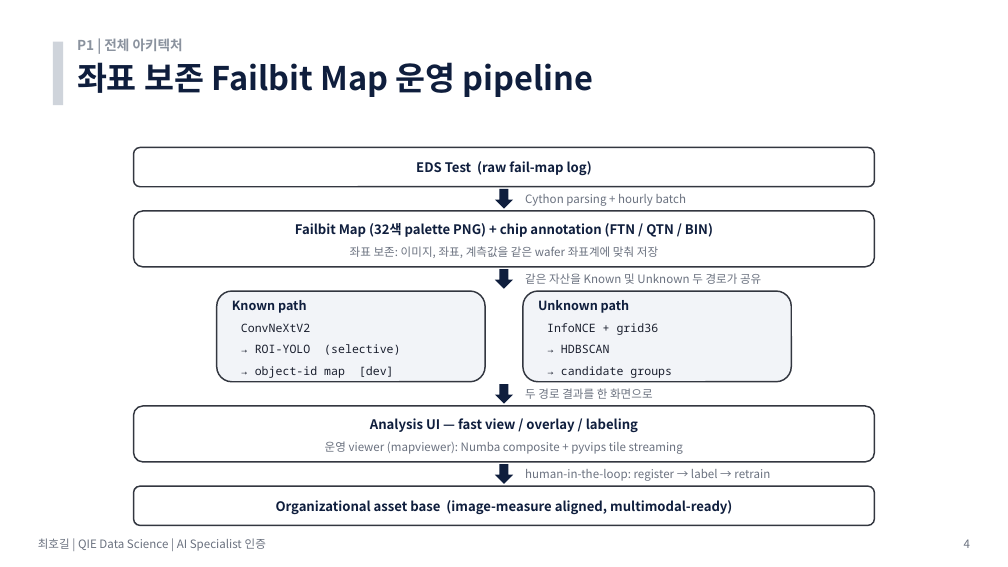
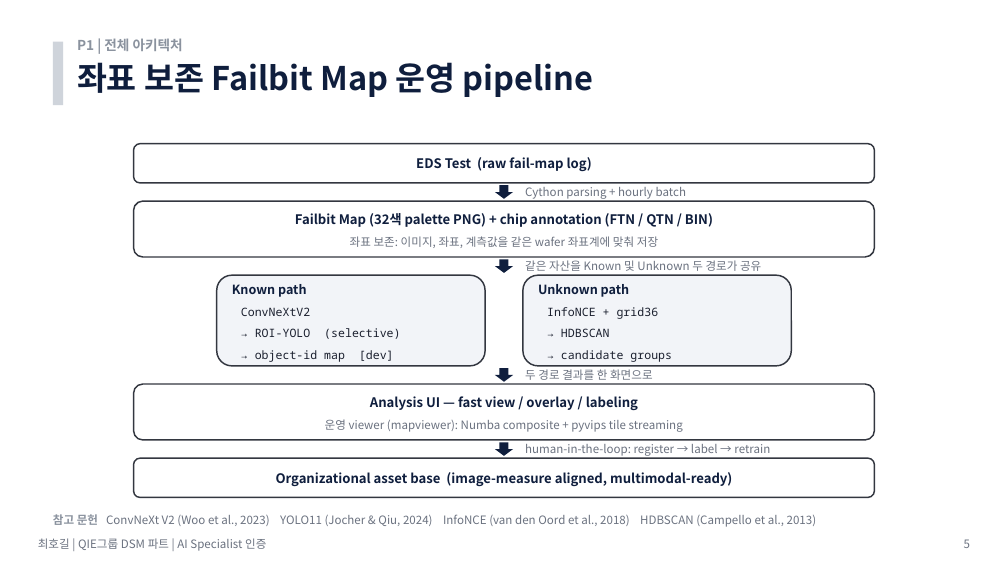
Before and after one commit to hogil/fbm_paper, a slide deck: slide 5 of recommendation/presentation/'26년 AI Specialist 면접 심사 자료_메모리사업부_최호길_평가항목_summary_with_images.pptx (slide 4 before the commit). Drawn at 1008x567 pixels with LibreOffice and Linux fonts; fonts in the diff are those of the drawing. Boxes give left, top, right and bottom in pixels: in the first picture for what was removed or moved away, otherwise in the second. Text is boxed around its words. In the diff, an @@ line names an element or a change of style, - is before the commit and + after.

Commit message:
Sync closing slide tuning wording

```diff
--- a/recommendation/presentation/'26년 AI Specialist 면접 심사 자료_메모리사업부_최호길_평가항목_summary_with_images.pptx
+++ b/recommendation/presentation/'26년 AI Specialist 면접 심사 자료_메모리사업부_최호길_평가항목_summary_with_images.pptx
@@ text "EDS Test (raw fail-map log)": place and size @@
-text "EDS Test (raw fail-map log)" at box(416, 161, 592, 175)
+text "EDS Test (raw fail-map log)" at box(416, 157, 592, 171)
@@ rounded rectangle: place and size @@
-rounded rectangle at box(134, 147, 875, 187)
+rounded rectangle at box(134, 144, 875, 183)
@@ 2 texts, 1 rounded rectangle: place and size @@
-2 texts, 1 rounded rectangle at box(134, 211, 875, 267)
+2 texts, 1 rounded rectangle at box(134, 201, 875, 257)
@@ down arrow: place and size @@
-down arrow at box(495, 189, 513, 209)
+down arrow at box(495, 185, 513, 199)
@@ text "Cython parsing + hourly batch": place and size @@
-text "Cython parsing + hourly batch" at box(525, 194, 686, 206)
+text "Cython parsing + hourly batch" at box(525, 187, 686, 199)
@@ down arrow: place and size @@
-down arrow at box(495, 269, 513, 289)
+down arrow at box(495, 259, 513, 273)
@@ text "같은 자산을 Known 및 Unknown ...": place and size @@
-text "같은 자산을 Known 및 Unknown ..." at box(525, 273, 761, 284)
+text "같은 자산을 Known 및 Unknown ..." at box(525, 260, 761, 271)
@@ 8 texts, 2 rounded rectangles: place and size @@
-8 texts, 2 rounded rectangles at box(217, 291, 792, 382)
+8 texts, 2 rounded rectangles at box(217, 275, 792, 366)
@@ 2 texts, 1 rounded rectangle: place and size @@
-2 texts, 1 rounded rectangle at box(134, 406, 875, 462)
+2 texts, 1 rounded rectangle at box(134, 384, 875, 440)
@@ down arrow: place and size @@
-down arrow at box(495, 384, 513, 404)
+down arrow at box(495, 368, 513, 382)
@@ text "두 경로 결과를 한 화면으로": place and size @@
-text "두 경로 결과를 한 화면으로" at box(525, 388, 653, 399)
+text "두 경로 결과를 한 화면으로" at box(525, 369, 653, 380)
@@ down arrow: place and size @@
-down arrow at box(495, 464, 513, 484)
+down arrow at box(495, 442, 513, 456)
@@ text "human-in-the-loop: register → label → ...": place and size @@
-text "human-in-the-loop: register → label → ..." at box(525, 469, 770, 481)
+text "human-in-the-loop: register → label → ..." at box(525, 444, 770, 456)
@@ text "Organizational asset base (image-measure aligned, ...": place and size @@
-text "Organizational asset base (image-measure aligned, ..." at box(276, 500, 732, 514)
+text "Organizational asset base (image-measure aligned, ..." at box(276, 472, 732, 486)
@@ rounded rectangle: place and size @@
-rounded rectangle at box(134, 486, 875, 526)
+rounded rectangle at box(134, 458, 875, 498)
@@ text at box(38, 538, 266, 551): text changed @@
-최호길 | QIE Data Science | AI Specialist 인증
+최호길 | QIE그룹 DSM 파트 | AI Specialist 인증
@@ text added at box(53, 514, 817, 527), 11 pt, text #6B7280 @@
+참고 문헌 ConvNeXt V2 (Woo et al., 2023) YOLO11 (Jocher & Qiu, 2024) InfoNCE (van den Oord et al., 2018) HDBSCAN (Campello et al., 2013)
@@ text at box(964, 539, 970, 548): text changed @@
-4
+5
```
Also in this commit, not shown: 22 other slides changed, 5 slides added, 5 slides removed, 2 other files.
